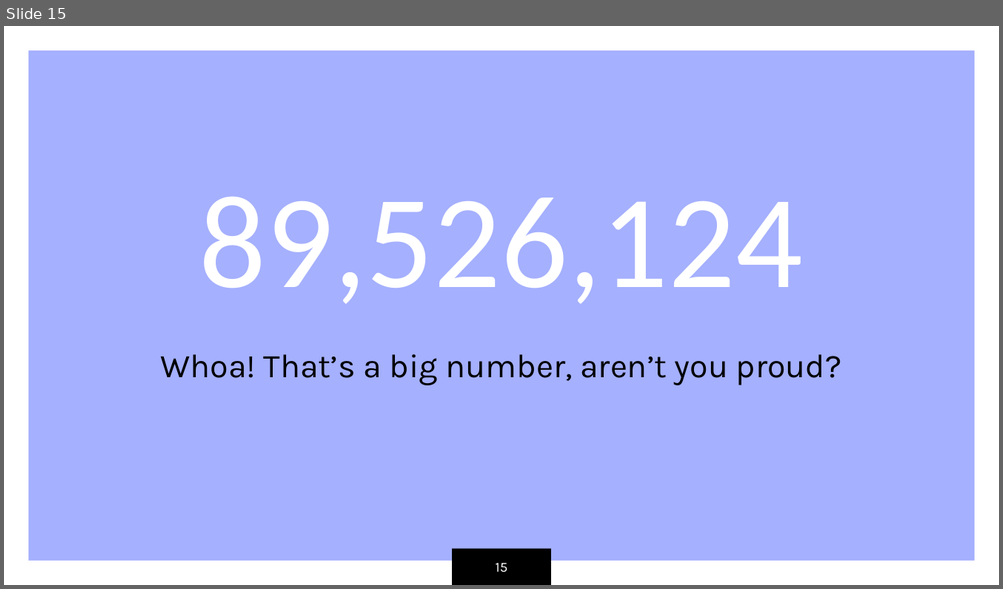
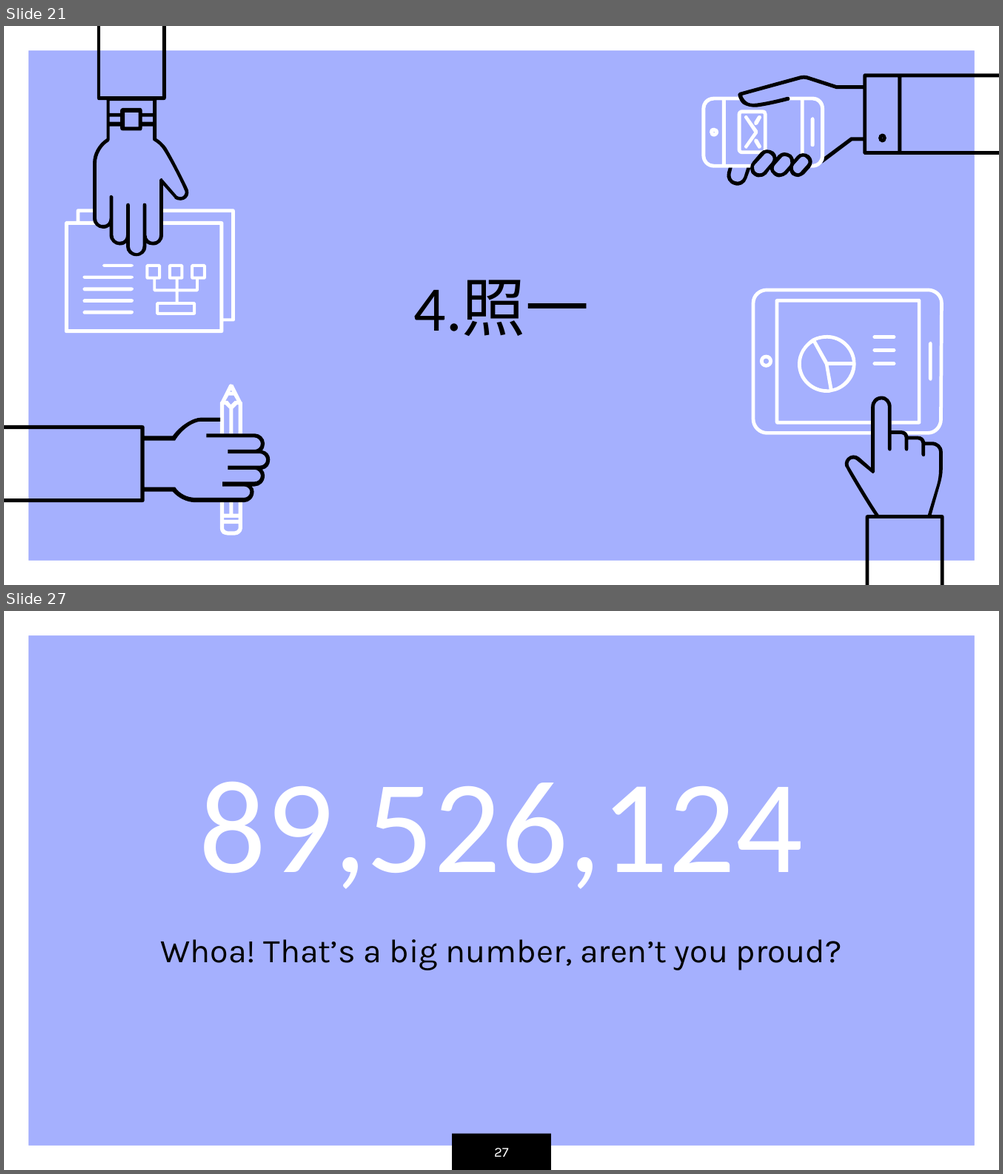
Before and after one commit to trungdung70199/Shifuto, a slide deck: Order.pptx. Shown one above the other, each under a label of ours: slide 15 before the commit, slides 21 and 27 after it; the slides between them are not shown. The pictures are 1003x589 and 1003x1174 pixels, drawn with LibreOffice and Linux fonts; fonts in the diff are those of the drawing. Boxes give left, top, right and bottom in pixels: in the first picture for what was removed or moved away, otherwise in the second. Text is boxed around its words. In the diff, an @@ line names an element or a change of style, - is before the commit and + after.

```diff
--- a/Order.pptx
+++ b/Order.pptx
@@ slide 21 added at [4, 26, 999, 585], background #A5B0FE; not listed: 1 template element that a slide beside it also shows @@
@@ group added at [65, 26, 235, 333]: 8 freeform shapes @@
@@ group added at [701, 74, 999, 187]: 11 freeform shapes @@
@@ title added at [414, 280, 589, 336], 46 pt, text #000000 @@
+4.照一
@@ freeform shape added at [220, 384, 242, 434], fill #FFFFFF @@
@@ group added at [751, 289, 944, 585]: 9 freeform shapes @@
@@ freeform shape added at [4, 418, 270, 503], fill #000000 @@
@@ freeform shape added at [220, 503, 242, 536], fill #FFFFFF @@
@@ what was slide 15 is now slide 27 @@
@@ page number at [494, 1148, 508, 1157]: text changed @@
-15
+27
```
Also in this commit, not shown: 13 slides changed, 11 other slides added.
